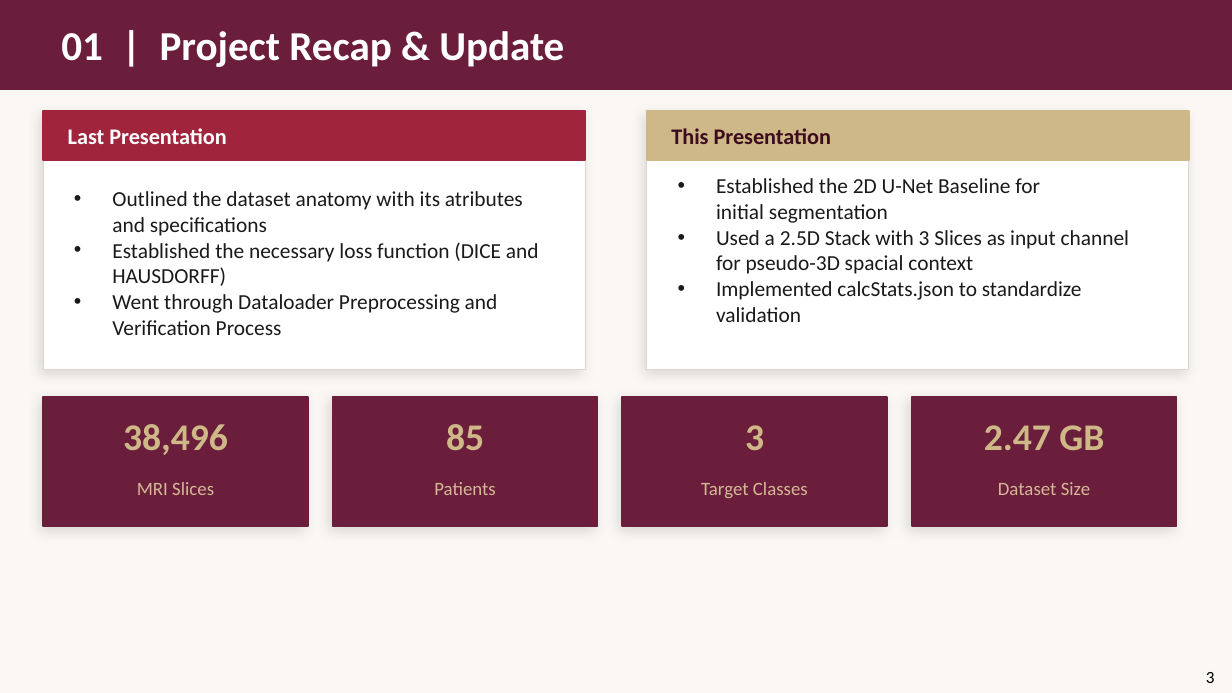
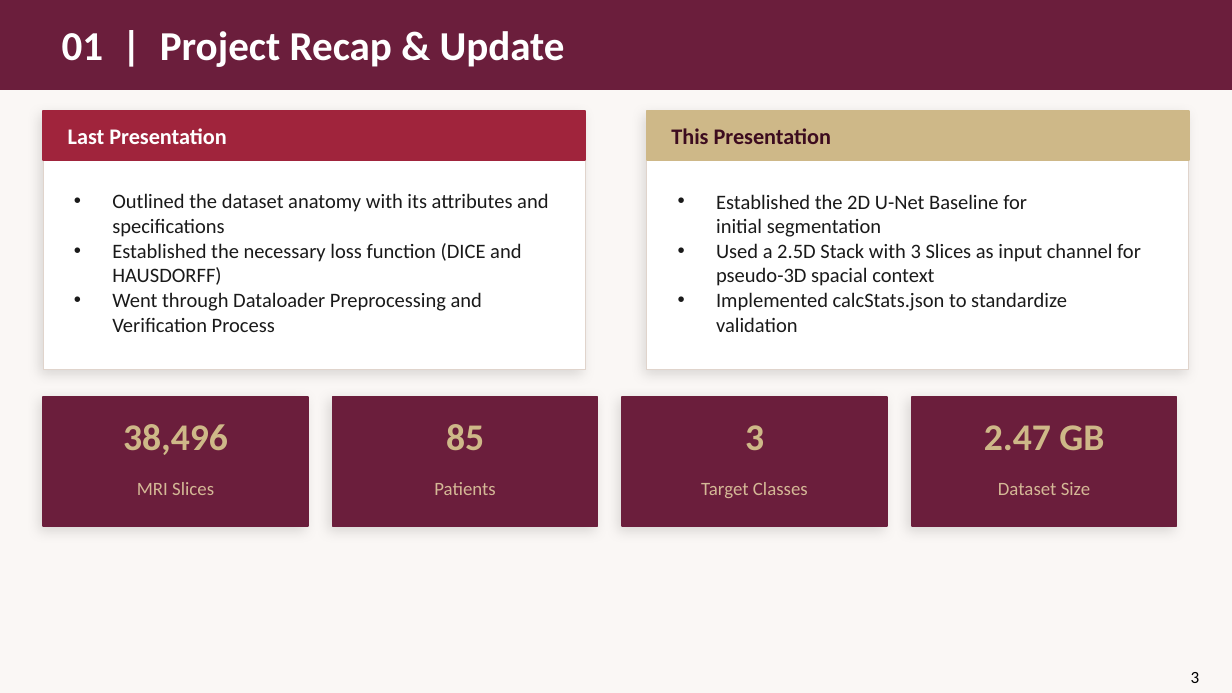
Before and after one commit to William-Ohonba/DS_Health_UWM_Project, a slide deck: slide 3 of presentations/Presentation3_GI_Segmentation.pptx. Drawn at 1232x693 pixels with LibreOffice and Linux fonts; fonts in the diff are those of the drawing. Boxes give left, top, right and bottom in pixels: in the first picture for what was removed or moved away, otherwise in the second. Text is boxed around its words. In the diff, an @@ line names an element or a change of style, - is before the commit and + after.

```diff
--- a/presentations/Presentation3_GI_Segmentation.pptx
+++ b/presentations/Presentation3_GI_Segmentation.pptx
@@ text "Established the 2D U-Net Baseline ..." at (716, 194, 1141, 332): size 12.5 to 12 pt @@
@@ text at (112, 193, 548, 237): text changed; size 12.5 to 12 pt @@
-• Outlined the dataset anatomy with its atributes and specifications
+• Outlined the dataset anatomy with its attributes and specifications
@@ text at (112, 243, 521, 332): size 12.5 to 12 pt in "Established the necessary loss function (DICE and ...", "Went through Dataloader Preprocessing and Verification Proce ..." @@
@@ text "3": place and size @@
-text "3" at (1206, 672, 1215, 683)
+text "3" at (1191, 672, 1200, 683)
```
Also in this commit, not shown: 8 other slides changed, 8 other files.
